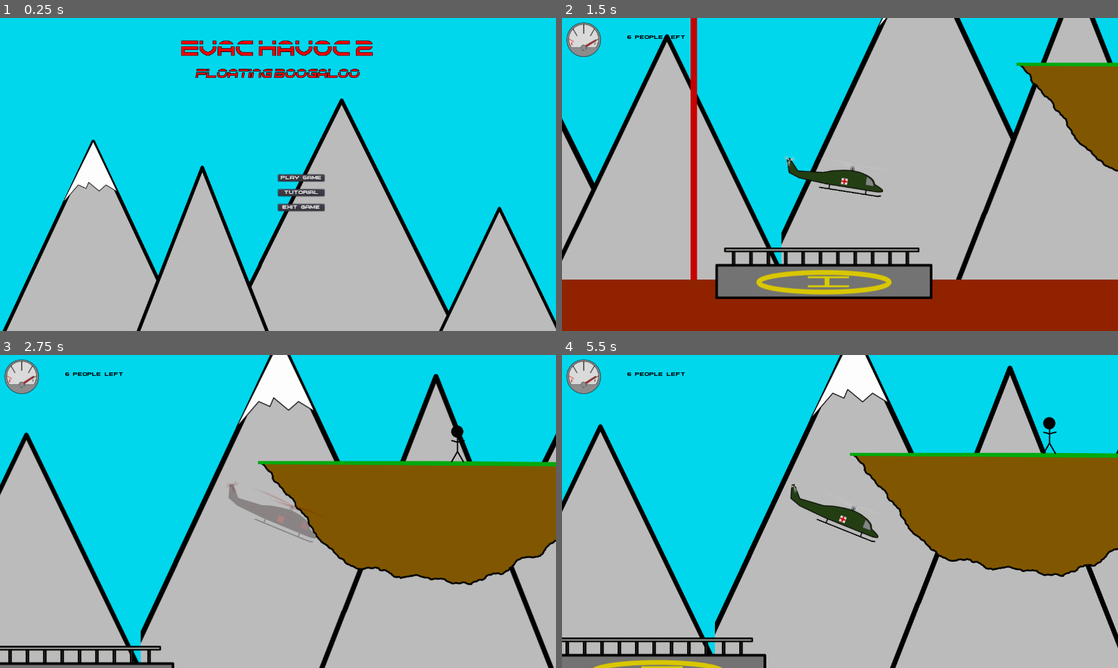
Above: before the commit, frames 1-4 (two rows, left to right).
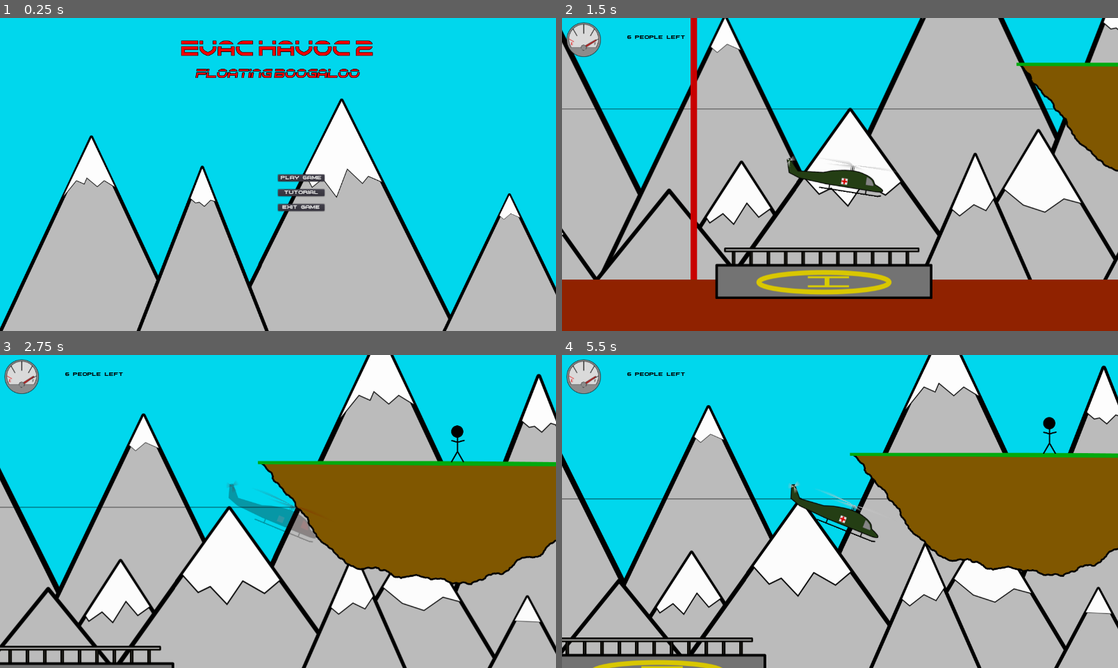
Above: after the commit, the same moments.

Repository: Inglo-Games/EvacHavoc2
Game: Godot game, scene res://scenes/menu.tscn
Two runs of this game, one before a commit and one after it. Both use one fixed random seed, a clock stepped at 60 frames per second and the inputs below.
Inputs (mouse positions are in pixels of both pictures, inside the frame that each line leads up to):
- Up to frame 1 (0.25 s): no input
- Up to frame 2 (1.5 s): click "Play Game" at 0.5 s; tap Enter at 1.25 s; move the mouse to (962, 158) at 1.27 s; hold Right (move_right) from 1.28 s (still down); click (962, 158) at 1.42 s
- Up to frame 3 (2.75 s): keep holding Right (move_right); tap Up (move_up) at 1.52, 2.27 s; move the mouse to (166, 527) at 2.02 s
- Up to frame 4 (5.5 s): move the mouse to (895, 442) at 2.77 s; release Right (move_right) at 2.78 s; hold Left (move_left) 2.78-3.5 s; click "Play Game" at 3.5 s; tap Space at 4.25 s; move the mouse to (812, 574) at 4.27 s; hold Right (move_right) from 4.28 s (still down); click (812, 574) at 4.42 s; tap Up (move_up) at 4.52, 5.27 s; move the mouse to (1006, 558) at 5.02 s

The runs differ from the first frame. In frame 1, 5.0% of the frame differs, in the area x 0-100%, y 26-100%; in frame 2, 29%; in frame 3, 34%; in frame 4, 34%, in the area x 0-100%, y 0-100%.

Commit message:
Adding another row of mountains

Diff:
--- a/game/assets/sprites/mountains01.svg
+++ b/game/assets/sprites/mountains01.svg
@@ -25,19 +25,20 @@
      borderopacity="1.0"
      inkscape:pageopacity="0.0"
      inkscape:pageshadow="2"
-     inkscape:zoom="0.35"
-     inkscape:cx="772.3596"
-     inkscape:cy="331.4286"
+     inkscape:zoom="0.4949747"
+     inkscape:cx="760.1726"
+     inkscape:cy="412.9013"
      inkscape:document-units="mm"
      inkscape:current-layer="layer1"
      showgrid="false"
      units="px"
      inkscape:snap-page="false"
-     inkscape:window-width="1680"
-     inkscape:window-height="983"
+     inkscape:window-width="1920"
+     inkscape:window-height="1013"
      inkscape:window-x="0"
      inkscape:window-y="0"
-     inkscape:window-maximized="1" />
+     inkscape:window-maximized="1"
+     inkscape:snap-global="true" />
   <metadata
      id="metadata842">
     <rdf:RDF>
@@ -46,7 +47,7 @@
         <dc:format>image/svg+xml</dc:format>
         <dc:type
            rdf:resource="http://purl.org/dc/dcmitype/StillImage" />
-        <dc:title></dc:title>
+        <dc:title />
       </cc:Work>
     </rdf:RDF>
   </metadata>
@@ -72,7 +73,7 @@
        d="m 46.05309,110.2678 55.09301,95.216 -110.005982,0.1039 z"
        inkscape:transform-center-x="-3.510989"
        inkscape:transform-center-y="-45.40015"
-       transform="matrix(2.322248,0,0,2.857399,-22.11109,-228.2341)" />
+       transform="matrix(2.322248,0,0,2.857399,-23.71471,-231.9759)" />
     <path
        sodipodi:type="star"
        style="opacity:1;fill:#bbbbbb;fill-opacity:1;fill-rule:nonzero;stroke:#000000;stroke-width:1.1990231;stroke-linecap:round;stroke-linejoin:round;stroke-miterlimit:4;stroke-dasharray:none;stroke-dashoffset:8.8157482;stroke-opacity:1;paint-order:stroke fill markers"
@@ -126,21 +127,33 @@
        d="m 46.05309,110.2678 55.09301,95.216 -110.005982,0.1039 z"
        inkscape:transform-center-x="-3.08501"
        inkscape:transform-center-y="-38.9737"
-       transform="matrix(2.040499,0,0,2.452933,344.2975,-125.538)" />
+       transform="matrix(2.040499,0,0,2.452933,352.991,-137.2553)" />
     <path
        style="fill:#fdfdfd;stroke:#000000;stroke-width:0.5291667;stroke-linecap:butt;stroke-linejoin:miter;stroke-opacity:1;fill-opacity:1;stroke-miterlimit:4;stroke-dasharray:none"
        d="M 84.83559,86.8451 Z"
        id="path1479"
        inkscape:connector-curvature="0" />
     <path
-       style="fill:#fdfdfd;stroke:#000000;stroke-width:0.5291667;stroke-linecap:butt;stroke-linejoin:miter;stroke-opacity:1;fill-opacity:1;stroke-miterlimit:4;stroke-dasharray:none"
-       d="M 58.20833,140.5179 84.83559,86.8451"
-       id="path1481"
+       style="fill:#fdfdfd;fill-opacity:1;stroke:#000000;stroke-width:0.5291667;stroke-linecap:butt;stroke-linejoin:miter;stroke-miterlimit:4;stroke-dasharray:none;stroke-opacity:1"
+       d="m 83.23199,83.10331 20.99771,43.84539 -9.82737,-6.0476 -6.04761,5.2917 -9.07142,-7.5595 -2.26785,5.2916 -6.80358,-3.0238 -12.53806,15.5409 z"
+       id="path1485"
+       inkscape:connector-curvature="0"
+       sodipodi:nodetypes="ccccccccc" />
+    <path
+       style="fill:#fdfdfd;stroke:#000000;stroke-width:0.565;stroke-linecap:butt;stroke-linejoin:miter;stroke-opacity:1;fill-opacity:1;stroke-miterlimit:4;stroke-dasharray:none"
+       d="m 179.733,109.4118 11.8324,29.8992 -4.5436,-1.4031 -5.479,5.4122 -4.4099,-3.6082 -3.2073,0.6682 -4.744,-4.009 z"
+       id="path827"
        inkscape:connector-curvature="0" />
     <path
-       style="fill:#fdfdfd;stroke:#000000;stroke-width:0.5291667;stroke-linecap:butt;stroke-linejoin:miter;stroke-opacity:1;fill-opacity:1;stroke-miterlimit:4;stroke-dasharray:none"
-       d="m 84.83559,86.8451 20.99771,43.8454 -9.82737,-6.0476 -6.04761,5.2917 -9.07142,-7.5595 -2.26785,5.2916 -6.80358,-3.0238 -13.60714,15.875 z"
-       id="path1485"
+       style="fill:#fdfdfd;fill-opacity:1;stroke:#000000;stroke-width:0.565;stroke-linecap:butt;stroke-linejoin:miter;stroke-miterlimit:4;stroke-dasharray:none;stroke-opacity:1"
+       d="m 301.0146,51.20345 35.4777,71.26965 -12.2944,-5.3454 -5.0782,6.2808 -13.2297,-12.5616 -9.3546,24.4551 -12.0271,-16.0362 -9.2208,7.4836 -6.2808,-11.9604 z"
+       id="path829"
+       inkscape:connector-curvature="0"
+       sodipodi:nodetypes="cccccccccc" />
+    <path
+       style="fill:#fdfdfd;fill-opacity:1;stroke:#000000;stroke-width:0.2645833px;stroke-linecap:butt;stroke-linejoin:miter;stroke-opacity:1"
+       d="m 446.9622,133.2243 9.633,20.0975 -8.4101,-3.7325 -6.0475,5.0554 -3.9688,-3.4017 z"
+       id="path831"
        inkscape:connector-curvature="0" />
   </g>
 </svg>
--- /dev/null
+++ b/game/assets/sprites/mountains02.svg
@@ -0,0 +1,280 @@
+<?xml version="1.0" encoding="UTF-8" standalone="no"?>
+<!-- Created with Inkscape (http://www.inkscape.org/) -->
+
+<svg
+   xmlns:dc="http://purl.org/dc/elements/1.1/"
+   xmlns:cc="http://creativecommons.org/ns#"
+   xmlns:rdf="http://www.w3.org/1999/02/22-rdf-syntax-ns#"
+   xmlns:svg="http://www.w3.org/2000/svg"
+   xmlns="http://www.w3.org/2000/svg"
+   xmlns:sodipodi="http://sodipodi.sourceforge.net/DTD/sodipodi-0.dtd"
+   xmlns:inkscape="http://www.inkscape.org/namespaces/inkscape"
+   width="1920"
+   height="1080"
+   viewBox="0 0 508 285.7499"
+   version="1.1"
+   id="svg845"
+   inkscape:version="0.92.4 5da689c313, 2019-01-14"
+   sodipodi:docname="mountains02.svg">
+  <defs
+     id="defs839">
+    <inkscape:perspective
+       sodipodi:type="inkscape:persp3d"
+       inkscape:vp_x="0 : 142.875 : 1"
+       inkscape:vp_y="0 : 1000 : 0"
+       inkscape:vp_z="508 : 142.875 : 1"
+       inkscape:persp3d-origin="254 : 95.24997 : 1"
+       id="perspective854" />
+  </defs>
+  <sodipodi:namedview
+     id="base"
+     pagecolor="#ffffff"
+     bordercolor="#666666"
+     borderopacity="1.0"
+     inkscape:pageopacity="0.0"
+     inkscape:pageshadow="2"
+     inkscape:zoom="0.4949747"
+     inkscape:cx="1045.479"
+     inkscape:cy="264.2311"
+     inkscape:document-units="mm"
+     inkscape:current-layer="layer1"
+     showgrid="false"
+     units="px"
+     inkscape:snap-page="false"
+     inkscape:window-width="1920"
+     inkscape:window-height="1013"
+     inkscape:window-x="0"
+     inkscape:window-y="0"
+     inkscape:window-maximized="1"
+     inkscape:snap-global="false" />
+  <metadata
+     id="metadata842">
+    <rdf:RDF>
+      <cc:Work
+         rdf:about="">
+        <dc:format>image/svg+xml</dc:format>
+        <dc:type
+           rdf:resource="http://purl.org/dc/dcmitype/StillImage" />
+        <dc:title />
+      </cc:Work>
+    </rdf:RDF>
+  </metadata>
+  <g
+     inkscape:label="Layer 1"
+     inkscape:groupmode="layer"
+     id="layer1"
+     transform="translate(0,-11.25008)">
+    <path
+       sodipodi:type="star"
+       style="opacity:1;fill:#bbbbbb;fill-opacity:1;fill-rule:nonzero;stroke:#000000;stroke-width:1.1990231;stroke-linecap:round;stroke-linejoin:round;stroke-miterlimit:4;stroke-dasharray:none;stroke-dashoffset:8.8157482;stroke-opacity:1;paint-order:stroke fill markers"
+       id="path1390"
+       sodipodi:sides="3"
+       sodipodi:cx="46.11309"
+       sodipodi:cy="173.7798"
+       sodipodi:r1="63.51199"
+       sodipodi:r2="34.42904"
+       sodipodi:arg1="-1.571741"
+       sodipodi:arg2="-0.5245437"
+       inkscape:flatsided="true"
+       inkscape:rounded="0"
+       inkscape:randomized="0"
+       d="m 46.05309,110.2678 55.09301,95.216 -110.005982,0.1039 z"
+       inkscape:transform-center-x="-3.833081"
+       inkscape:transform-center-y="-32.54734"
+       transform="matrix(2.535278,0,0,2.048469,-83.81539,-36.18764)" />
+    <path
+       sodipodi:type="star"
+       style="opacity:1;fill:#bbbbbb;fill-opacity:1;fill-rule:nonzero;stroke:#000000;stroke-width:1.1990231;stroke-linecap:round;stroke-linejoin:round;stroke-miterlimit:4;stroke-dasharray:none;stroke-dashoffset:8.8157482;stroke-opacity:1;paint-order:stroke fill markers"
+       id="path1390-6"
+       sodipodi:sides="3"
+       sodipodi:cx="46.11309"
+       sodipodi:cy="173.7798"
+       sodipodi:r1="63.51199"
+       sodipodi:r2="34.42904"
+       sodipodi:arg1="-1.571741"
+       sodipodi:arg2="-0.5245437"
+       inkscape:flatsided="true"
+       inkscape:rounded="0"
+       inkscape:randomized="0"
+       d="m 46.05309,110.2678 55.09301,95.216 -110.005982,0.1039 z"
+       inkscape:transform-center-x="-3.095411"
+       inkscape:transform-center-y="-31.41334"
+       transform="matrix(2.047371,0,0,1.977091,53.31671,-15.61565)" />
+    <path
+       sodipodi:type="star"
+       style="opacity:1;fill:#bbbbbb;fill-opacity:1;fill-rule:nonzero;stroke:#000000;stroke-width:1.1990231;stroke-linecap:round;stroke-linejoin:round;stroke-miterlimit:4;stroke-dasharray:none;stroke-dashoffset:8.8157482;stroke-opacity:1;paint-order:stroke fill markers"
+       id="path1390-6-7"
+       sodipodi:sides="3"
+       sodipodi:cx="46.11309"
+       sodipodi:cy="173.7798"
+       sodipodi:r1="63.51199"
+       sodipodi:r2="34.42904"
+       sodipodi:arg1="-1.571741"
+       sodipodi:arg2="-0.5245437"
+       inkscape:flatsided="true"
+       inkscape:rounded="0"
+       inkscape:randomized="0"
+       d="m 46.05309,110.2678 55.09301,95.216 -110.005982,0.1039 z"
+       inkscape:transform-center-x="-2.388897"
+       inkscape:transform-center-y="-33.05144"
+       transform="matrix(1.58008,0,0,2.08019,36.32531,-12.62109)" />
+    <path
+       sodipodi:type="star"
+       style="opacity:1;fill:#bbbbbb;fill-opacity:1;fill-rule:nonzero;stroke:#000000;stroke-width:1.1990231;stroke-linecap:round;stroke-linejoin:round;stroke-miterlimit:4;stroke-dasharray:none;stroke-dashoffset:8.8157482;stroke-opacity:1;paint-order:stroke fill markers"
+       id="path1390-6-5"
+       sodipodi:sides="3"
+       sodipodi:cx="46.11309"
+       sodipodi:cy="173.7798"
+       sodipodi:r1="63.51199"
+       sodipodi:r2="34.42904"
+       sodipodi:arg1="-1.571741"
+       sodipodi:arg2="-0.5245437"
+       inkscape:flatsided="true"
+       inkscape:rounded="0"
+       inkscape:randomized="0"
+       d="m 46.05309,110.2678 55.09301,95.216 -110.005982,0.1039 z"
+       inkscape:transform-center-x="-2.638274"
+       inkscape:transform-center-y="-29.90122"
+       transform="matrix(1.745006,0,0,1.881923,204.4743,3.571787)" />
+    <path
+       style="fill:#fdfdfd;stroke:#000000;stroke-width:0.5291667;stroke-linecap:butt;stroke-linejoin:miter;stroke-opacity:1;fill-opacity:1;stroke-miterlimit:4;stroke-dasharray:none"
+       d="M 84.83559,86.8451 Z"
+       id="path1479"
+       inkscape:connector-curvature="0" />
+    <path
+       sodipodi:type="star"
+       style="opacity:1;fill:#bbbbbb;fill-opacity:1;fill-rule:nonzero;stroke:#000000;stroke-width:1.1990231;stroke-linecap:round;stroke-linejoin:round;stroke-miterlimit:4;stroke-dasharray:none;stroke-dashoffset:8.8157482;stroke-opacity:1;paint-order:stroke fill markers"
+       id="path1390-6-5-3"
+       sodipodi:sides="3"
+       sodipodi:cx="46.11309"
+       sodipodi:cy="173.7798"
+       sodipodi:r1="63.51199"
+       sodipodi:r2="34.42904"
+       sodipodi:arg1="-1.571741"
+       sodipodi:arg2="-0.5245437"
+       inkscape:flatsided="true"
+       inkscape:rounded="0"
+       inkscape:randomized="0"
+       d="m 46.05309,110.2678 55.09301,95.216 -110.005982,0.1039 z"
+       inkscape:transform-center-x="-3.178551"
+       inkscape:transform-center-y="-29.90122"
+       transform="matrix(2.102346,0,0,1.881923,377.9177,14.10825)" />
+    <path
+       sodipodi:type="star"
+       style="opacity:1;fill:#bbbbbb;fill-opacity:1;fill-rule:nonzero;stroke:#000000;stroke-width:1.1990231;stroke-linecap:round;stroke-linejoin:round;stroke-miterlimit:4;stroke-dasharray:none;stroke-dashoffset:8.8157482;stroke-opacity:1;paint-order:stroke fill markers"
+       id="path1390-6-5-3-6"
+       sodipodi:sides="3"
+       sodipodi:cx="46.11309"
+       sodipodi:cy="173.7798"
+       sodipodi:r1="63.51199"
+       sodipodi:r2="34.42904"
+       sodipodi:arg1="-1.571741"
+       sodipodi:arg2="-0.5245437"
+       inkscape:flatsided="true"
+       inkscape:rounded="0"
+       inkscape:randomized="0"
+       d="m 46.05309,110.2678 55.09301,95.216 -110.005982,0.1039 z"
+       inkscape:transform-center-x="-3.511035"
+       inkscape:transform-center-y="-29.90122"
+       transform="matrix(2.322248,0,0,1.881923,237.5586,27.00637)" />
+    <path
+       sodipodi:type="star"
+       style="opacity:1;fill:#bbbbbb;fill-opacity:1;fill-rule:nonzero;stroke:#000000;stroke-width:1.1990231;stroke-linecap:round;stroke-linejoin:round;stroke-miterlimit:4;stroke-dasharray:none;stroke-dashoffset:8.8157482;stroke-opacity:1;paint-order:stroke fill markers"
+       id="path1390-6-5-3-7"
+       sodipodi:sides="3"
+       sodipodi:cx="46.11309"
+       sodipodi:cy="173.7798"
+       sodipodi:r1="63.51199"
+       sodipodi:r2="34.42904"
+       sodipodi:arg1="-1.571741"
+       sodipodi:arg2="-0.5245437"
+       inkscape:flatsided="true"
+       inkscape:rounded="0"
+       inkscape:randomized="0"
+       d="m 46.05309,110.2678 55.09301,95.216 -110.005982,0.1039 z"
+       inkscape:transform-center-x="-2.638274"
+       inkscape:transform-center-y="-29.90122"
+       transform="matrix(1.745006,0,0,1.881923,134.1705,36.07774)" />
+    <path
+       sodipodi:type="star"
+       style="opacity:1;fill:#bbbbbb;fill-opacity:1;fill-rule:nonzero;stroke:#000000;stroke-width:1.0747224;stroke-linecap:round;stroke-linejoin:round;stroke-miterlimit:4;stroke-dasharray:none;stroke-dashoffset:8.8157482;stroke-opacity:1;paint-order:stroke fill markers"
+       id="path1390-6-5-3-5"
+       sodipodi:sides="3"
+       sodipodi:cx="46.11309"
+       sodipodi:cy="173.7798"
+       sodipodi:r1="63.51199"
+       sodipodi:r2="34.42904"
+       sodipodi:arg1="-1.571741"
+       sodipodi:arg2="-0.5245437"
+       inkscape:flatsided="true"
+       inkscape:rounded="0"
+       inkscape:randomized="0"
+       d="m 46.05309,110.2678 55.09301,95.216 -110.005982,0.1039 z"
+       inkscape:transform-center-x="-4.009784"
+       inkscape:transform-center-y="-29.90122"
+       transform="matrix(2.6521,0,0,1.881923,308.5167,31.16412)" />
+    <path
+       style="fill:#fcfcfc;stroke:#000000;stroke-width:0.765;stroke-linecap:butt;stroke-linejoin:miter;stroke-opacity:1;stroke-miterlimit:4;stroke-dasharray:none;fill-opacity:1"
+       d="m 32.942,189.6926 31.12497,43.6185 -9.6384,8.1265 -13.22917,-7.5596 -9.6384,14.1741 -10.20535,-10.7723 -7.37053,3.5908 -9.827381,-10.9613 z"
+       id="path898"
+       inkscape:connector-curvature="0" />
+    <path
+       style="fill:#fcfcfc;stroke:#000000;stroke-width:0.565;stroke-linecap:butt;stroke-linejoin:miter;stroke-opacity:1;stroke-miterlimit:4;stroke-dasharray:none;fill-opacity:1"
+       d="m 109.0929,216.7569 11.6705,26.3816 -5.1027,7.7485 -7.3705,-3.5908 -8.69348,6.8035 -4.91371,-4.1577 z"
+       id="path900"
+       inkscape:connector-curvature="0" />
+    <path
+       style="fill:#fcfcfc;stroke:#000000;stroke-width:0.565;stroke-linecap:butt;stroke-linejoin:miter;stroke-opacity:1;fill-opacity:1;stroke-miterlimit:4;stroke-dasharray:none"
+       d="m 147.6045,202.3939 26.6425,44.3353 -11.1121,-2.9774 -11.5665,8.0801 -13.2291,-4.3467 -11.9063,-9.8274 z"
+       id="path902"
+       inkscape:connector-curvature="0" />
+    <path
+       style="fill:#fcfcfc;stroke:#000000;stroke-width:0.565;stroke-linecap:butt;stroke-linejoin:miter;stroke-opacity:1;stroke-miterlimit:4;stroke-dasharray:none;fill-opacity:1"
+       d="m 284.8372,211.0873 16.2419,30.1871 -5.6126,4.9444 -5.2117,-4.2763 -7.2163,5.8799 -4.1428,-4.9444 -3.6082,3.3408 -4.9445,-2.6727 -3.7417,1.3364 z"
+       id="path904"
+       inkscape:connector-curvature="0" />
+    <path
+       style="fill:#fcfcfc;stroke:#000000;stroke-width:0.2645833px;stroke-linecap:butt;stroke-linejoin:miter;stroke-opacity:1;fill-opacity:1"
+       d="m 214.5334,243.5933 8.189,15.3256 -16.1112,-0.8032 z"
+       id="path914"
+       inkscape:connector-curvature="0" />
+    <path
+       style="fill:#fcfcfc;stroke:#000000;stroke-width:0.565;stroke-linecap:butt;stroke-linejoin:miter;stroke-opacity:1;fill-opacity:1;stroke-miterlimit:4;stroke-dasharray:none"
+       d="m 344.5052,234.5219 22.1885,30.8735 -11.0916,4.7441 -8.7532,-6.0804 -10.4902,2.539 -8.1518,-3.9422 -5.9468,2.8732 z"
+       id="path916"
+       inkscape:connector-curvature="0" />
+    <path
+       style="fill:#fcfcfc;fill-opacity:1;stroke:#000000;stroke-width:0.665;stroke-linecap:butt;stroke-linejoin:miter;stroke-miterlimit:4;stroke-dasharray:none;stroke-opacity:1"
+       d="m 474.7372,221.6239 18.1078,27.8022 -7.6173,5.4791 -7.2163,-8.5527 -8.0179,12.829 -6.5482,-6.4145 -8.0182,5.6126 -2.2717,-3.3408 z"
+       id="path920"
+       inkscape:connector-curvature="0" />
+    <path
+       sodipodi:type="star"
+       style="opacity:1;fill:#bbbbbb;fill-opacity:1;fill-rule:nonzero;stroke:#000000;stroke-width:1.1990231;stroke-linecap:round;stroke-linejoin:round;stroke-miterlimit:4;stroke-dasharray:none;stroke-dashoffset:8.8157482;stroke-opacity:1;paint-order:stroke fill markers"
+       id="path1390-67"
+       sodipodi:sides="3"
+       sodipodi:cx="46.11309"
+       sodipodi:cy="173.7798"
+       sodipodi:r1="63.51199"
+       sodipodi:r2="34.42904"
+       sodipodi:arg1="-1.571741"
+       sodipodi:arg2="-0.5245437"
+       inkscape:flatsided="true"
+       inkscape:rounded="0"
+       inkscape:randomized="0"
+       d="m 46.05309,110.2678 55.09301,95.216 -110.005982,0.1039 z"
+       inkscape:transform-center-x="-3.833081"
+       inkscape:transform-center-y="-32.54734"
+       transform="matrix(2.535278,0,0,2.048469,424.1199,-35.86785)" />
+    <path
+       style="fill:#fcfcfc;fill-opacity:1;stroke:#000000;stroke-width:0.765;stroke-linecap:butt;stroke-linejoin:miter;stroke-miterlimit:4;stroke-dasharray:none;stroke-opacity:1"
+       d="m 540.8773,190.0124 31.1249,43.6185 -9.6384,8.1265 -13.2291,-7.5596 -9.6384,14.1741 -10.2054,-10.7723 -7.3705,3.5908 -9.8274,-10.9613 z"
+       id="path898-5"
+       inkscape:connector-curvature="0" />
+    <path
+       style="fill:none;stroke:#000000;stroke-width:0.2645833px;stroke-linecap:butt;stroke-linejoin:miter;stroke-opacity:1"
+       d="M -76.43908,189.0231 H 599.7528"
+       id="path856"
+       inkscape:connector-curvature="0" />
+  </g>
+</svg>
--- a/game/scenes/level_template.tscn
+++ b/game/scenes/level_template.tscn
@@ -1,8 +1,9 @@
-[gd_scene load_steps=10 format=2]
+[gd_scene load_steps=11 format=2]
 
 [ext_resource path="res://scenes/player.tscn" type="PackedScene" id=1]
 [ext_resource path="res://scenes/gauge.tscn" type="PackedScene" id=2]
 [ext_resource path="res://scripts/level_template.gd" type="Script" id=3]
+[ext_resource path="res://assets/sprites/mountains02.svg" type="Texture" id=4]
 [ext_resource path="res://assets/sfx/applause.wav" type="AudioStream" id=5]
 [ext_resource path="res://assets/sprites/mountains01.svg" type="Texture" id=6]
 [ext_resource path="res://assets/sprites/helipad.svg" type="Texture" id=7]
@@ -31,7 +32,7 @@
 }
 
 [node name="mtn01" type="ParallaxLayer" parent="bg"]
-motion_scale = Vector2( 0.4, 1 )
+motion_scale = Vector2( 0.1, 1 )
 motion_mirroring = Vector2( 1920, 0 )
 
 [node name="Sprite" type="Sprite" parent="bg/mtn01"]
@@ -40,8 +41,13 @@
 offset = Vector2( 0, -1080 )
 
 [node name="mtn02" type="ParallaxLayer" parent="bg"]
+motion_scale = Vector2( 0.3, 1 )
+motion_mirroring = Vector2( 1920, 0 )
 
 [node name="Sprite" type="Sprite" parent="bg/mtn02"]
+texture = ExtResource( 4 )
+centered = false
+offset = Vector2( 0, -1080 )
 
 [node name="border" type="Line2D" parent="."]
 points = PoolVector2Array( 0, 0, 0, -2000, 4000, -2000, 4000, 0 )
Not shown, added: game/assets/sprites/mountains02.svg.import
